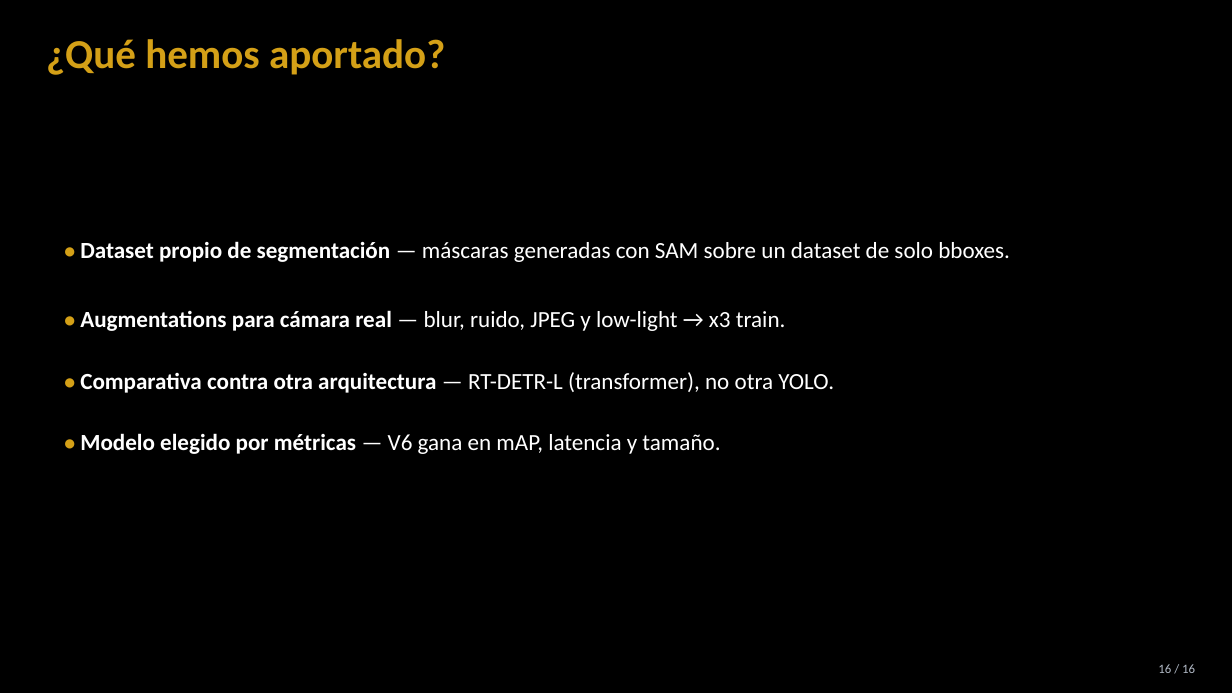
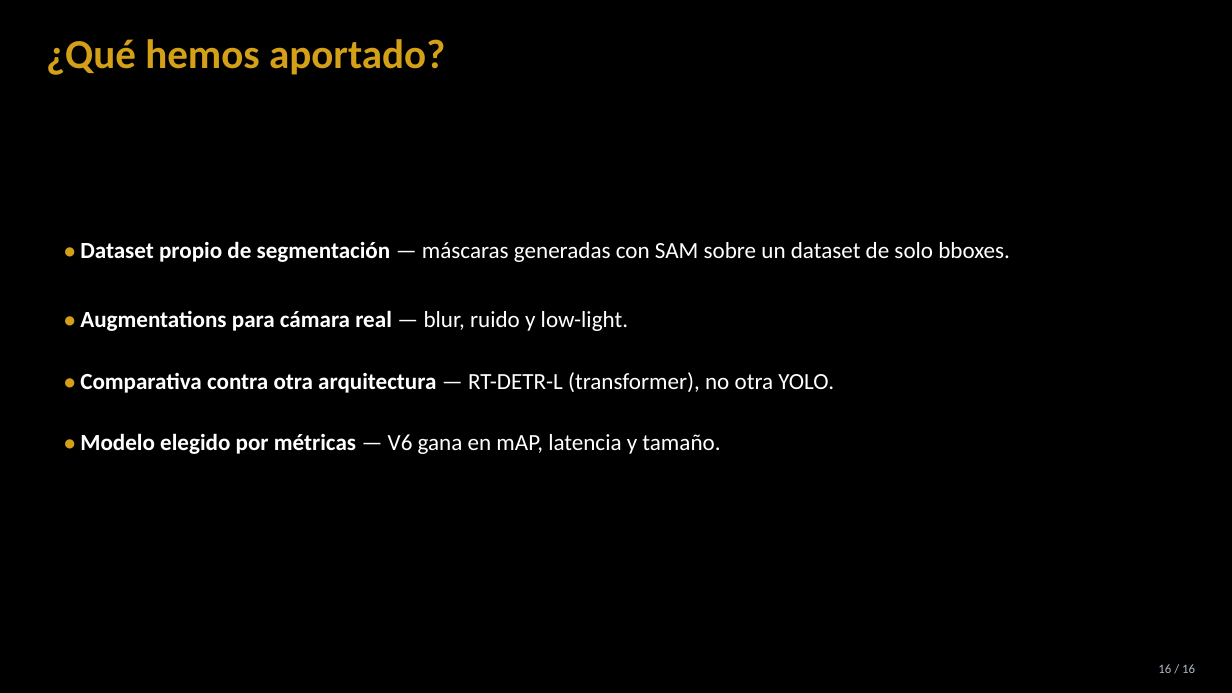
Before and after one commit to davidmoreda/blackjack-VAI, a slide deck: slide 16 of docs/presentation_assets/BlackjackVAI_presentacion.pptx (slide 18 before the commit). Drawn at 1232x693 pixels with LibreOffice and Linux fonts; fonts in the diff are those of the drawing. Boxes give left, top, right and bottom in pixels: in the first picture for what was removed or moved away, otherwise in the second. Text is boxed around its words. In the diff, an @@ line names an element or a change of style, - is before the commit and + after.

```diff
--- a/docs/presentation_assets/BlackjackVAI_presentacion.pptx
+++ b/docs/presentation_assets/BlackjackVAI_presentacion.pptx
@@ text at <box>80,310,628,331</box>: text changed; bold on @@
-• Augmentations para cámara real — blur, ruido, JPEG y low-light → x3 train.
+• Augmentations para cámara real — blur, ruido y low-light.
```
Also in this commit, not shown: 1 other slide changed, 2 slides removed.
